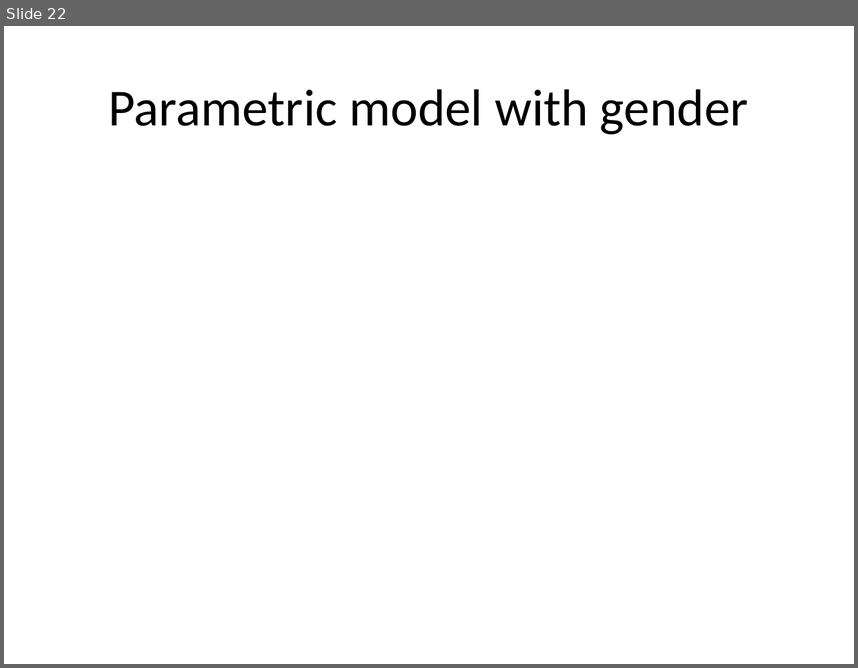
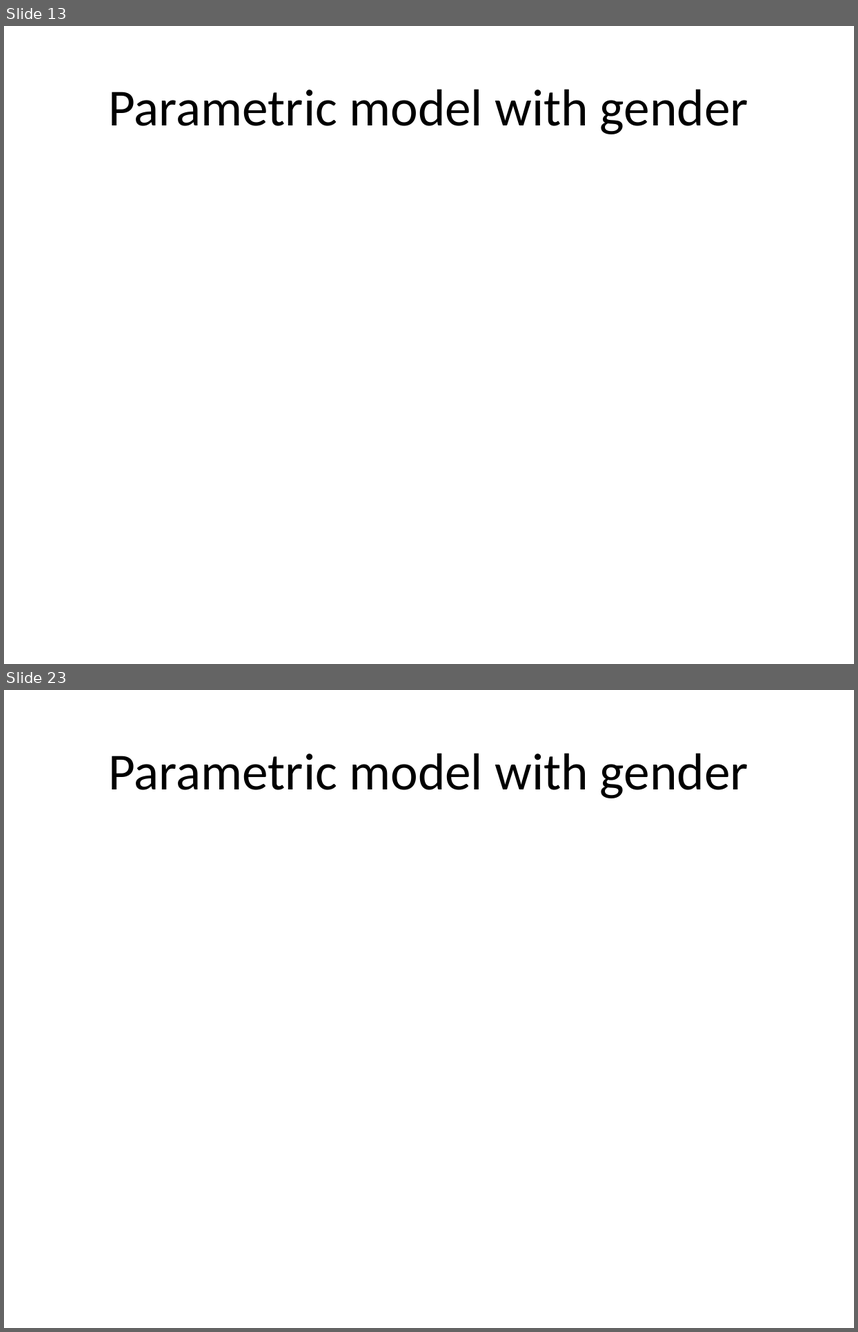
Before and after one commit to pmean/survival-lecture5, a slide deck: r/ppt5a.pptx. Shown one above the other, each under a label of ours: slide 22 before the commit, slides 13 and 23 after it; the slides between them are not shown. The pictures are 858x668 and 858x1332 pixels, drawn with LibreOffice and Linux fonts; fonts in the diff are those of the drawing. Boxes give left, top, right and bottom in pixels: in the first picture for what was removed or moved away, otherwise in the second. Text is boxed around its words. In the diff, an @@ line names an element or a change of style, - is before the commit and + after.

```diff
--- a/r/ppt5a.pptx
+++ b/r/ppt5a.pptx
@@ slide 23 added at bbox=[4, 690, 854, 1328], background #FFFFFF @@
@@ title added at bbox=[109, 753, 749, 798], 44 pt, text #000000 @@
+Parametric model with gender
@@ what was slide 22 is now slide 13 @@
```
Also in this commit, not shown: 3 slides changed, 16 other slides added, 23 slides removed, 3 other files.
